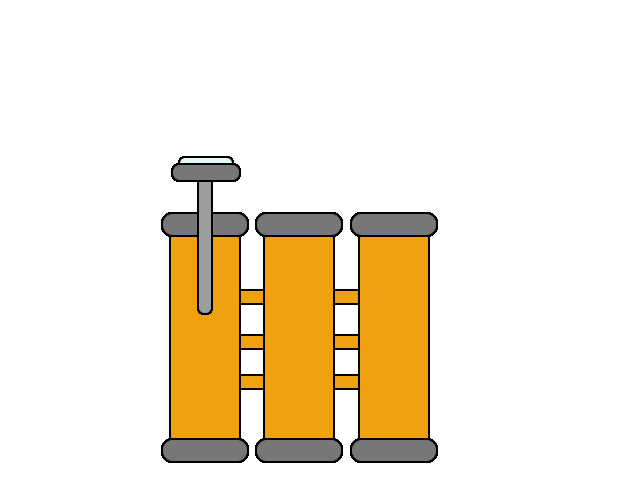
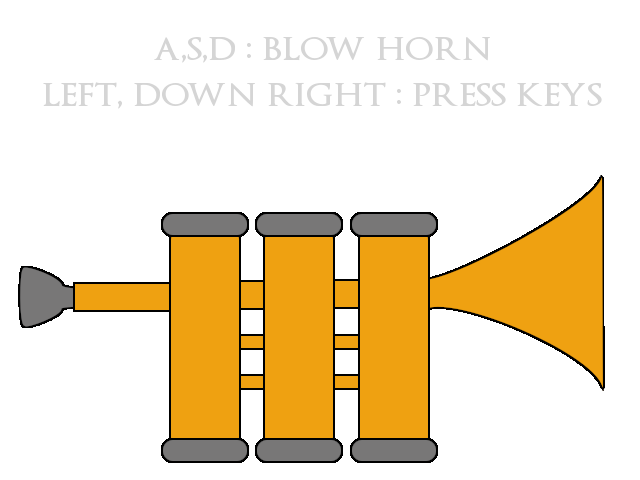
Revision of a layered 640x480 image; what changed, layer by layer:
added layer "a,s,d : blow horn ..." above "Valve kopio" over <box>43,37,602,109</box>
moved "Valve kopio" above "Kapula #1" over <box>161,212,438,315</box>
added layer "Kapula #1" above "Valve #5" over <box>18,266,358,328</box>
hid "30px ylempänä" over <box>171,156,241,315</box>
added layer "kello" above "Valve #1" over <box>430,175,605,391</box>
